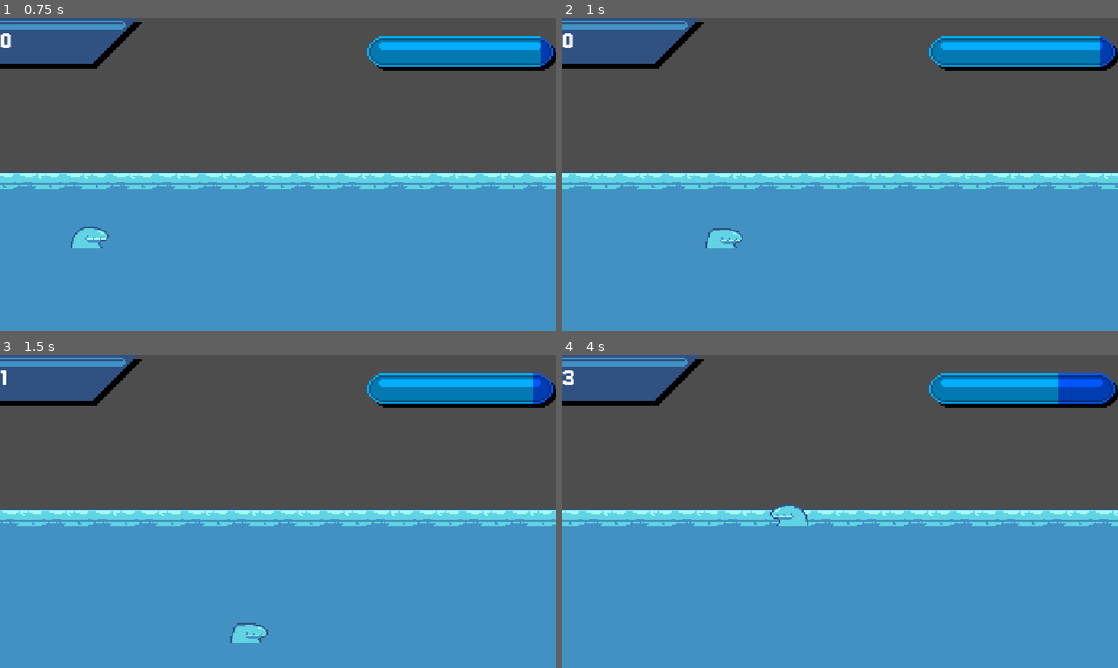
Above: before the commit, frames 1-4 (two rows, left to right).
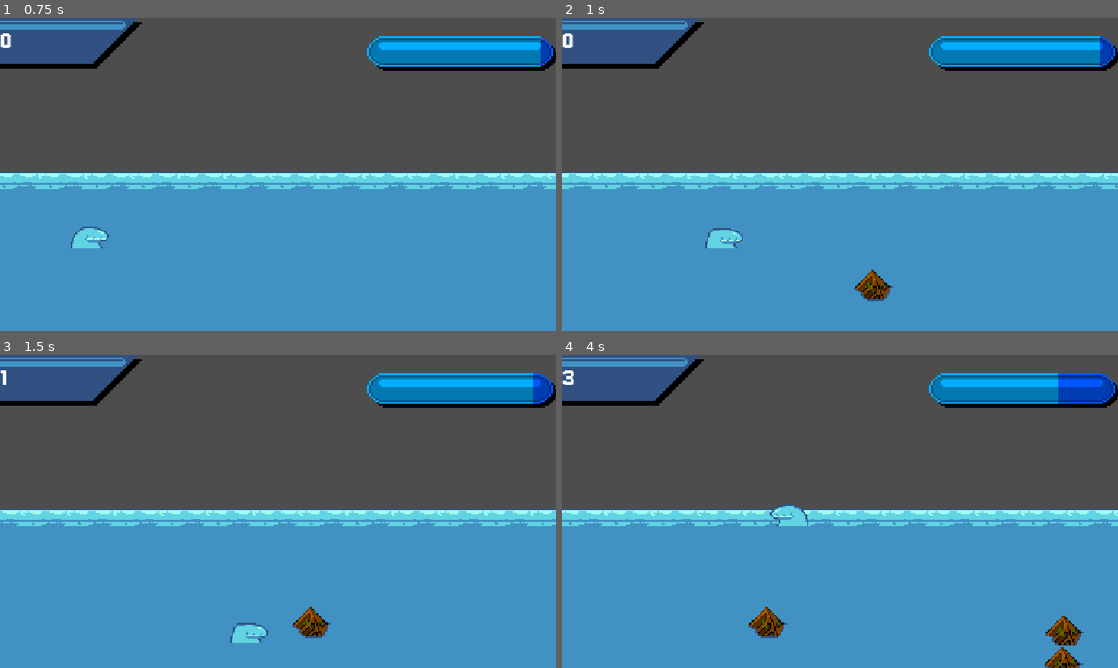
Above: after the commit, the same moments.

Repository: jaytheoff/-wave-eater
Game: Godot game, scene res://Game.tscn
Two runs of this game, one before a commit and one after it. Both use one fixed random seed, a clock stepped at 60 frames per second and the inputs below. The project has no main scene, so this scene is started directly.
Inputs:
- Up to frame 1 (0.75 s): hold Right (ui_right) from 0.53 s (still down)
- Up to frame 2 (1 s): keep holding Right (ui_right)
- Up to frame 3 (1.5 s): release Right (ui_right) at 1.28 s; hold Down (ui_down) from 1.28 s (still down)
- Up to frame 4 (4 s): release Down (ui_down) at 2.03 s; hold Right (ui_right) 2.03-2.78 s; hold Up (ui_up) 2.78-3.53 s; hold Left (ui_left) from 3.53 s (still down)

Frame 1 is identical in both runs. In frame 2, 0.4% of the frame differs, in the area x 52-60%, y 80-91%; in frame 3, 0.4%; in frame 4, 1.1%, in the area x 33-94%, y 80-100%.

Commit message:
fixing spawn system
just fixing it up and replacing files

Diff:
--- a/Game.tscn
+++ b/Game.tscn
@@ -295,7 +295,7 @@
 [node name="Timer" type="Timer" parent="."]
 
 [node name="Spawntimer1" type="Timer" parent="."]
-wait_time = 4.0
 autostart = true
 
 [connection signal="pressed" from="CanvasLayer/Game Over/Retry" to="." method="_on_retry_pressed"]
+[connection signal="timeout" from="Spawntimer1" to="." method="_on_spawntimer_1_timeout"]
--- a/game.gd
+++ b/Scripts/game.gd
@@ -31,5 +31,8 @@
 	bld_instance.position = Vector2(pos)
 	add_child(bld_instance)
 
-func _on_spawn_timer1_timeout() -> void:
+
+
+func _on_spawntimer_1_timeout() -> void:
 	_spawn_building(Vector2(randf_range(563,-170), (randf_range(0,109))))
+	print("spawned building")
--- a/Scripts/player.gd
+++ b/Scripts/player.gd
@@ -9,7 +9,6 @@
 	if water > 0:
 		water -= delta * 5
 		$AnimatedSprite2D.play("idle")
-		print("Water level: ", water)
 	else:
 		water = 0
 		speed = 0
Renamed: game.gd.uid -> Scripts/game.gd.uid
